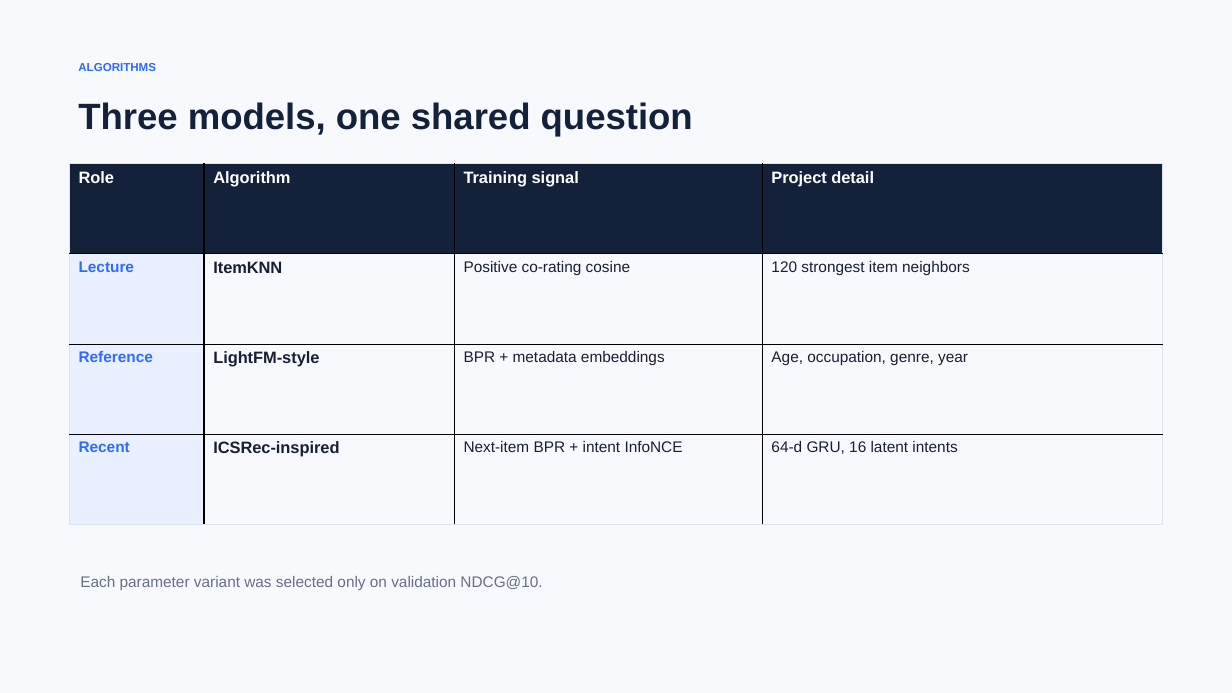
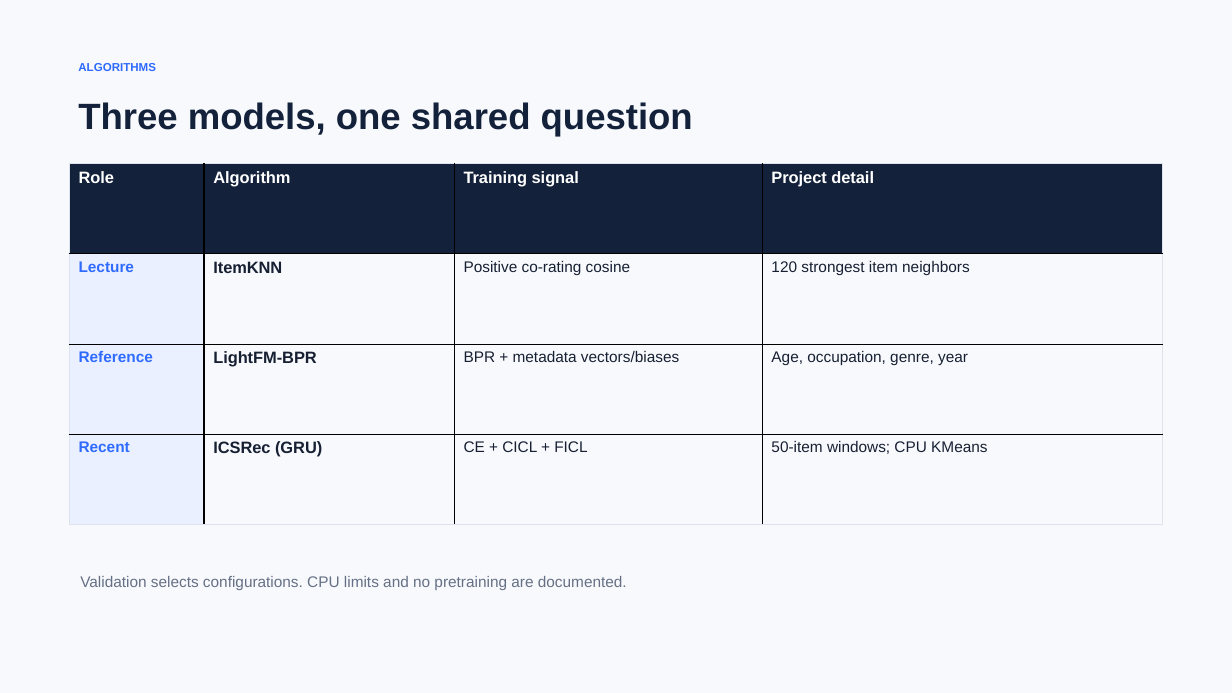
Before and after one commit to showmaker1014/movielens-movie-recommender, a slide deck: slide 4 of presentation/MovieLens_Recommender_5min.pptx. Drawn at 1232x693 pixels with LibreOffice and Linux fonts; fonts in the diff are those of the drawing. Boxes give left, top, right and bottom in pixels: in the first picture for what was removed or moved away, otherwise in the second. Text is boxed around its words. In the diff, an @@ line names an element or a change of style, - is before the commit and + after.

```diff
--- a/presentation/MovieLens_Recommender_5min.pptx
+++ b/presentation/MovieLens_Recommender_5min.pptx
@@ table at [69, 164, 1163, 525] @@
-row 3, column 2: LightFM-style
+row 3, column 2: LightFM-BPR
-row 3, column 3: BPR + metadata embeddings
+row 3, column 3: BPR + metadata vectors/biases
-row 4: Recent | ICSRec-inspired | Next-item BPR + intent InfoNCE | 64-d GRU, 16 latent intents
+row 4: Recent | ICSRec (GRU) | CE + CICL + FICL | 50-item windows; CPU KMeans
@@ text at [80, 576, 627, 590]: text changed @@
-Each parameter variant was selected only on validation NDCG@10.
+Validation selects configurations. CPU limits and no pretraining are documented.
```
Also in this commit, not shown: 4 other slides changed, 19 other files.
